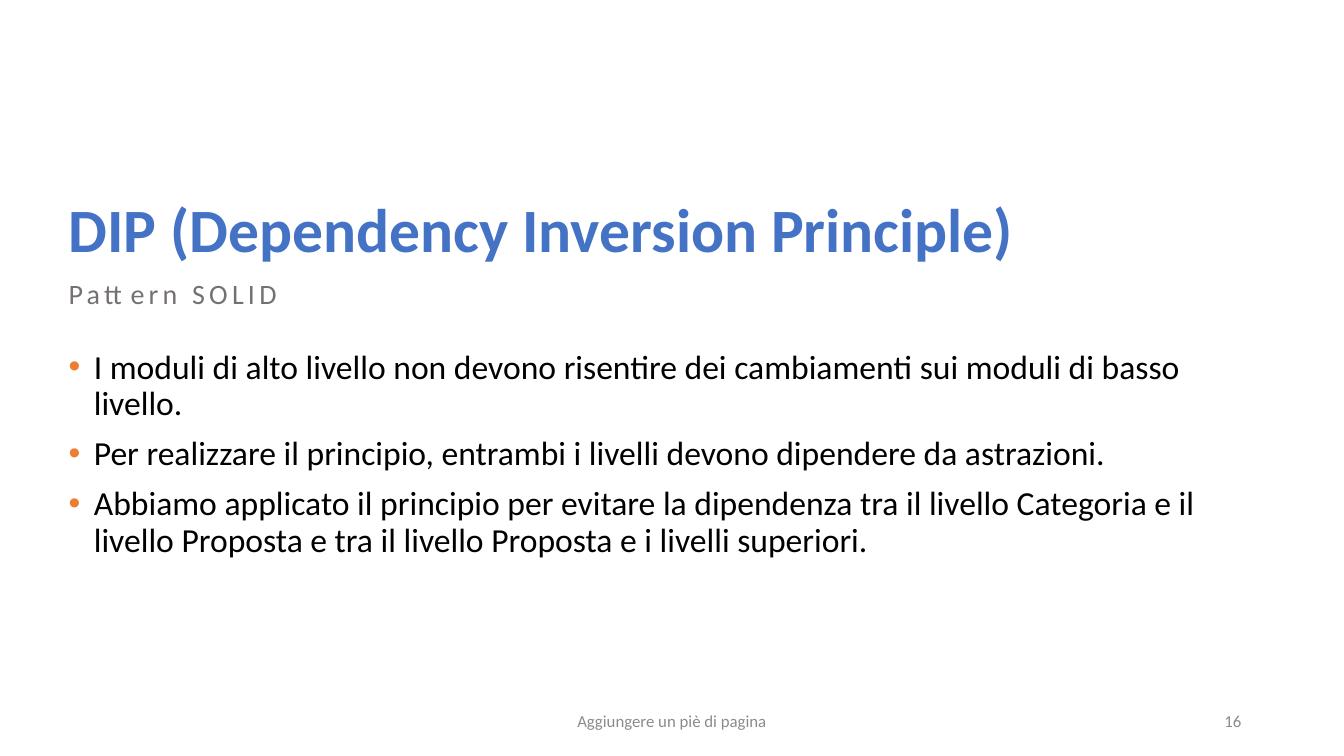
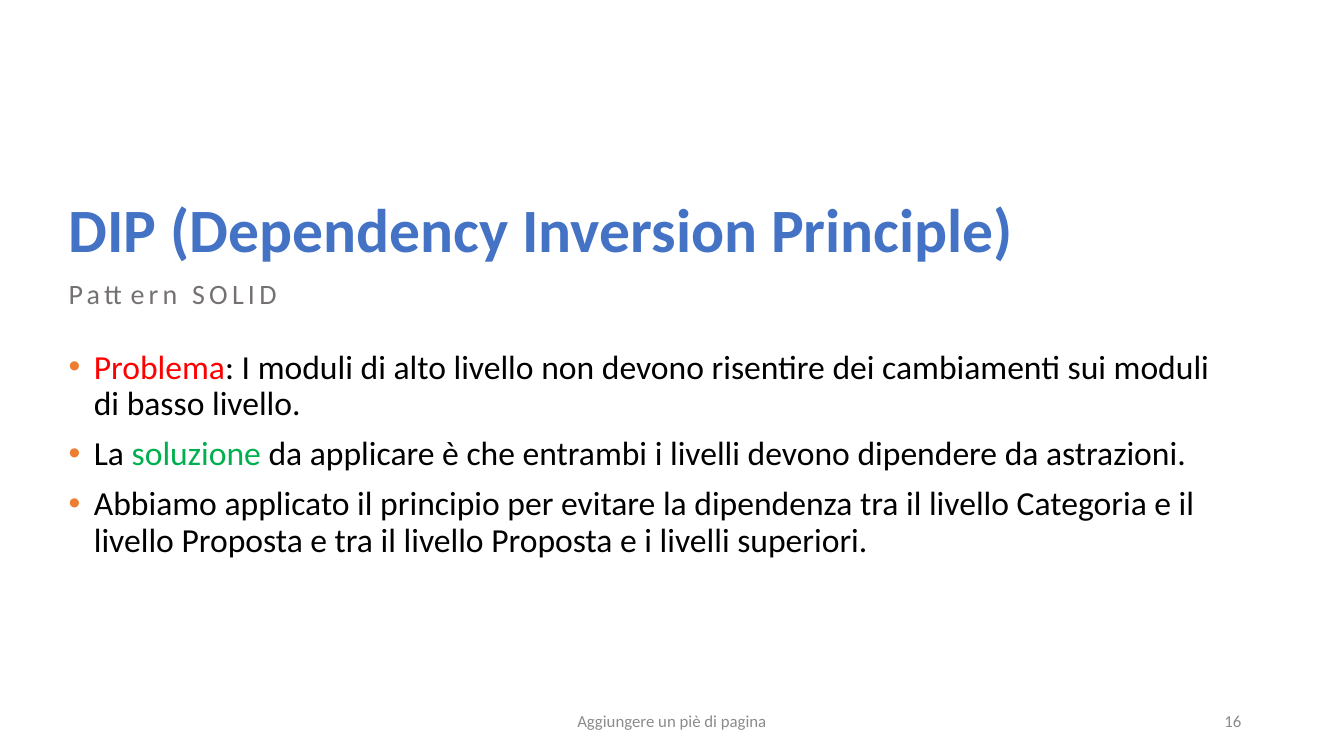
Before and after one commit to salvalai-matteo/EventBookDocumentation, a slide deck: slide 16 of Progetto Ingegneria SW.pptx. Drawn at 1344x756 pixels with LibreOffice and Linux fonts; fonts in the diff are those of the drawing. Boxes give left, top, right and bottom in pixels: in the first picture for what was removed or moved away, otherwise in the second. Text is boxed around its words. In the diff, an @@ line names an element or a change of style, - is before the commit and + after.

```diff
--- a/Progetto Ingegneria SW.pptx
+++ b/Progetto Ingegneria SW.pptx
@@ text at [94,355,1209,471]: text changed @@
-• I moduli di alto livello non devono risentire dei cambiamenti sui moduli di basso livello.
-• Per realizzare il principio, entrambi i livelli devono dipendere da astrazioni.
+• Problema: I moduli di alto livello non devono risentire dei cambiamenti sui moduli di basso livello.
+• La soluzione da applicare è che entrambi i livelli devono dipendere da astrazioni.
```
Also in this commit, not shown: 14 other slides changed, 6 slides added.
